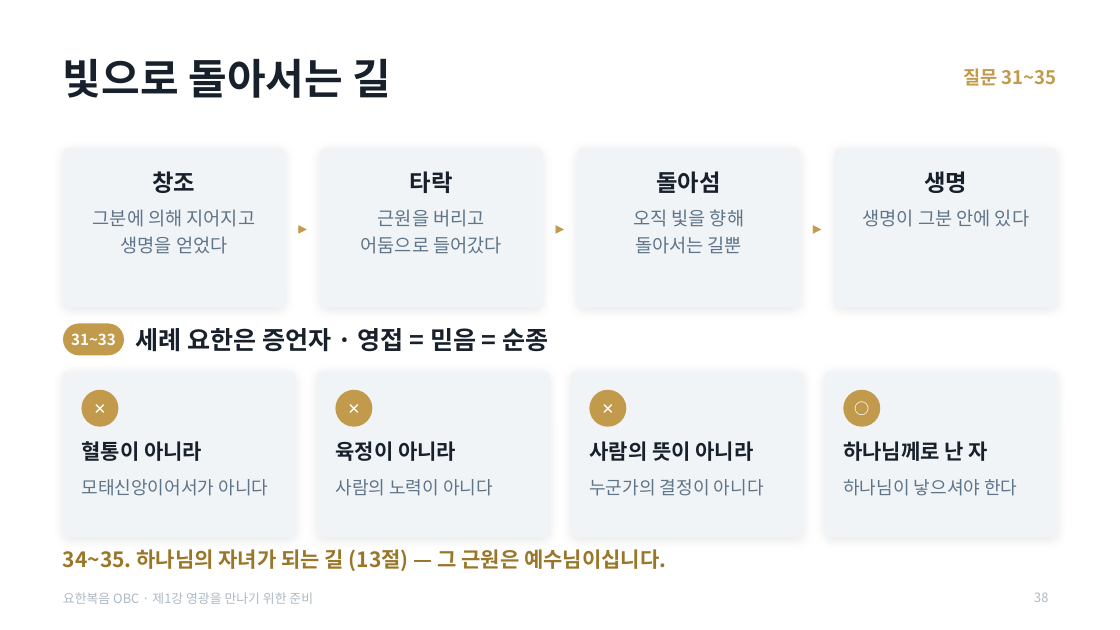
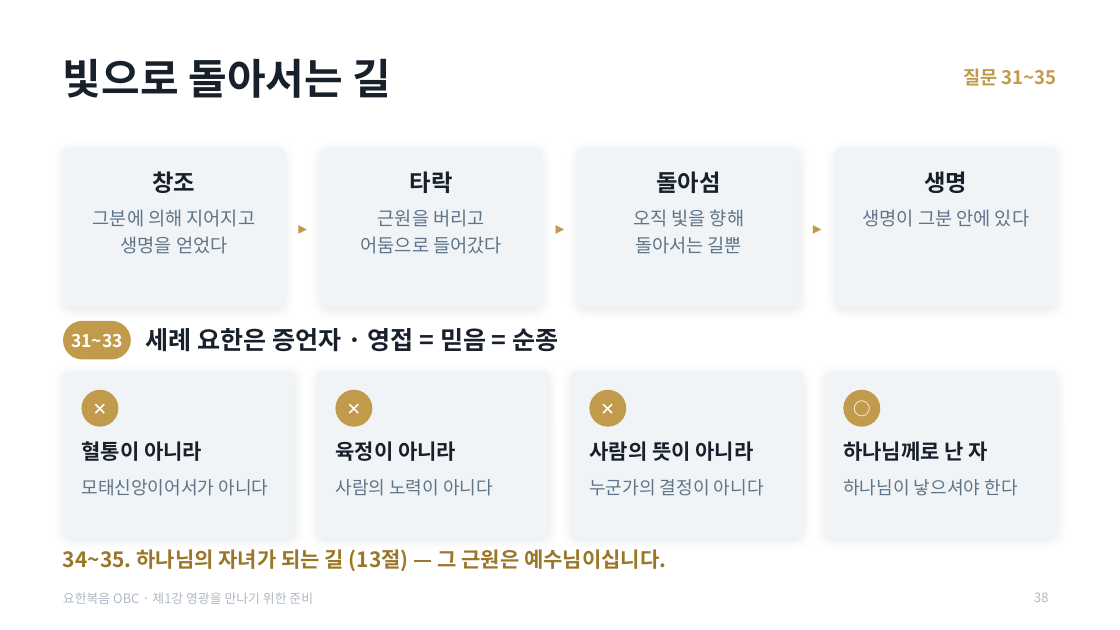
Before and after one commit to mio-modu/bible_GospelofJohn, a slide deck: slide 38 of dist/요한복음_1강_영광을_만나기_위한_준비.pptx. Drawn at 1120x630 pixels with LibreOffice and Linux fonts; fonts in the diff are those of the drawing. Boxes give left, top, right and bottom in pixels: in the first picture for what was removed or moved away, otherwise in the second. Text is boxed around its words. In the diff, an @@ line names an element or a change of style, - is before the commit and + after.

```diff
--- a/dist/요한복음_1강_영광을_만나기_위한_준비.pptx
+++ b/dist/요한복음_1강_영광을_만나기_위한_준비.pptx
@@ text "31~33" at [71, 334, 123, 347]: size 13 to 15 pt @@
@@ rounded rectangle: place and size @@
-rounded rectangle at [63, 323, 124, 355]
+rounded rectangle at [63, 321, 131, 360]
@@ text "세례 요한은 증언자 · 영접 ...": place and size @@
-text "세례 요한은 증언자 · 영접 ..." at [136, 328, 548, 352]
+text "세례 요한은 증언자 · 영접 ..." at [146, 328, 558, 352]
@@ text "○" at [844, 390, 881, 427]: size 13 to 15 pt @@
```
Also in this commit, not shown: 32 other slides changed, 1 other file.
